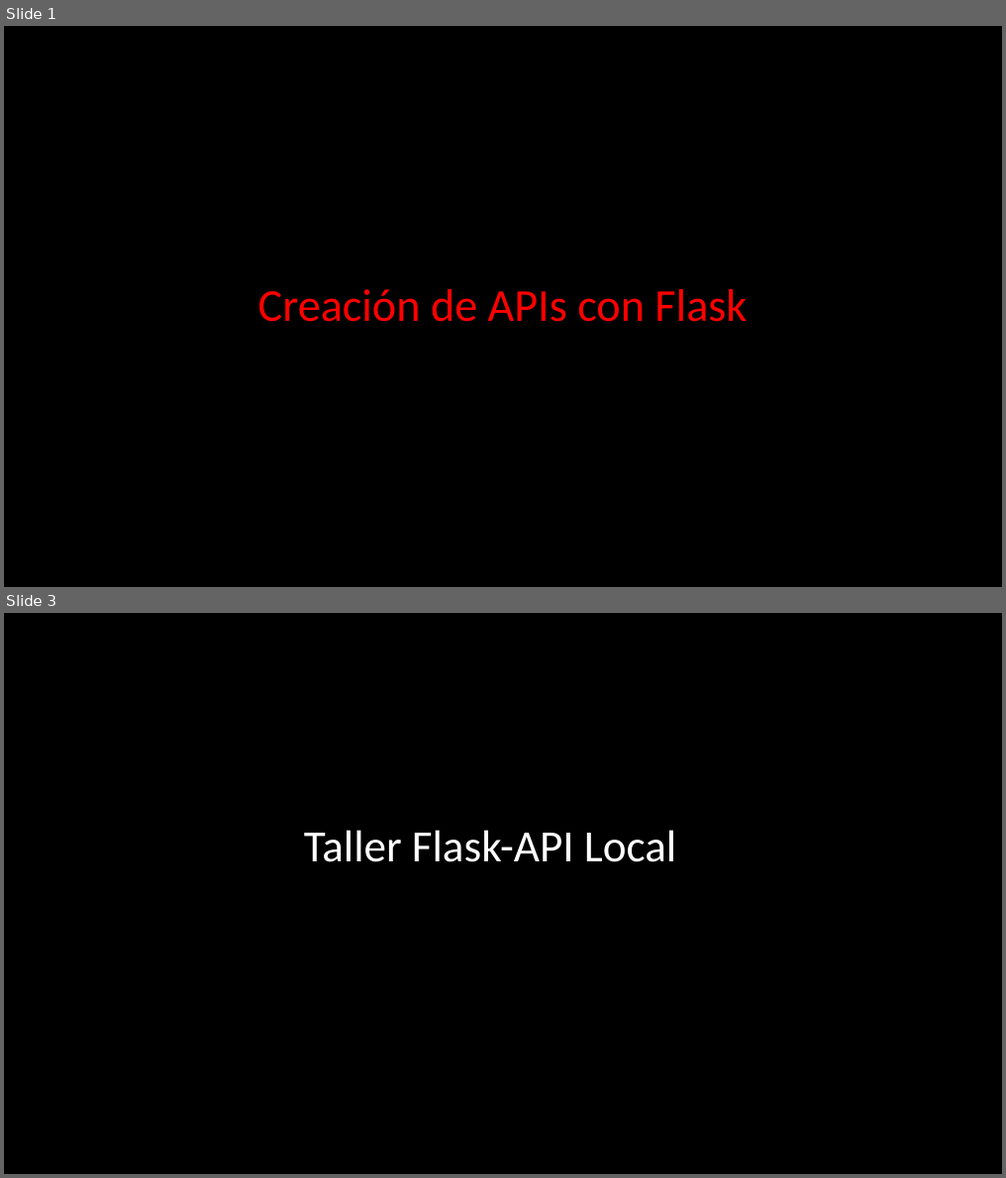
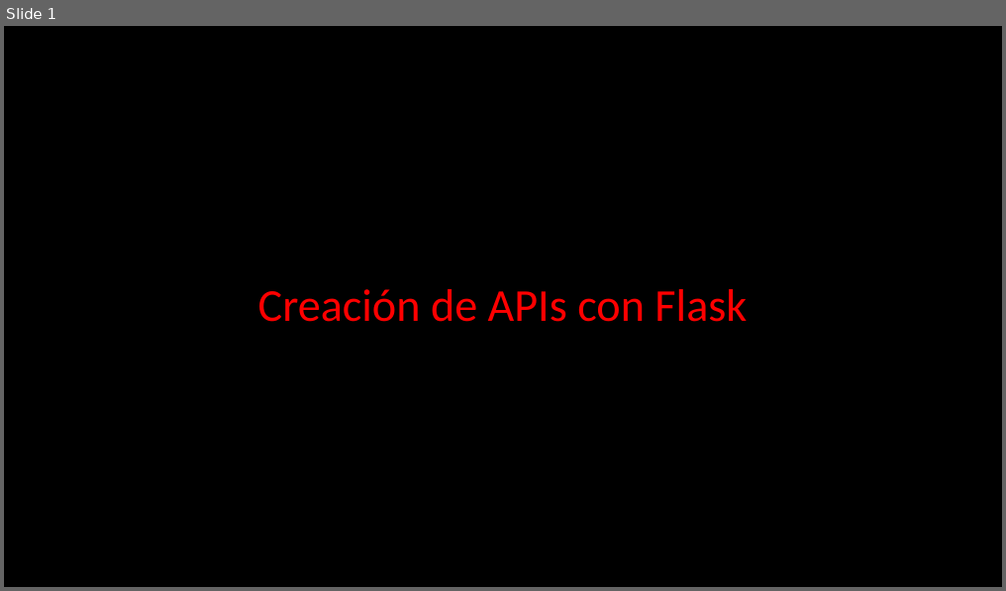
Before and after one commit to the-bridge-school/Data_Engineer, a slide deck: Flask/APIs_Flask_clase.pptx. Shown one above the other, each under a label of ours: slides 1 and 3 before the commit, slide 1 after it; the slides between them are not shown. The pictures are 1006x1178 and 1006x591 pixels, drawn with LibreOffice and Linux fonts; fonts in the diff are those of the drawing. Boxes give left, top, right and bottom in pixels: in the first picture for what was removed or moved away, otherwise in the second. Text is boxed around its words. In the diff, an @@ line names an element or a change of style, - is before the commit and + after.

Commit message:
presentacion flask

```diff
--- a/Flask/APIs_Flask_clase.pptx
+++ b/Flask/APIs_Flask_clase.pptx
@@ slide 3 removed at (4,613,1002,1174), background #000000 @@
@@ text removed at (304,830,676,862) @@
-Taller Flask-API Local
```
Also in this commit, not shown: 1 slide changed, 4 slides added.
